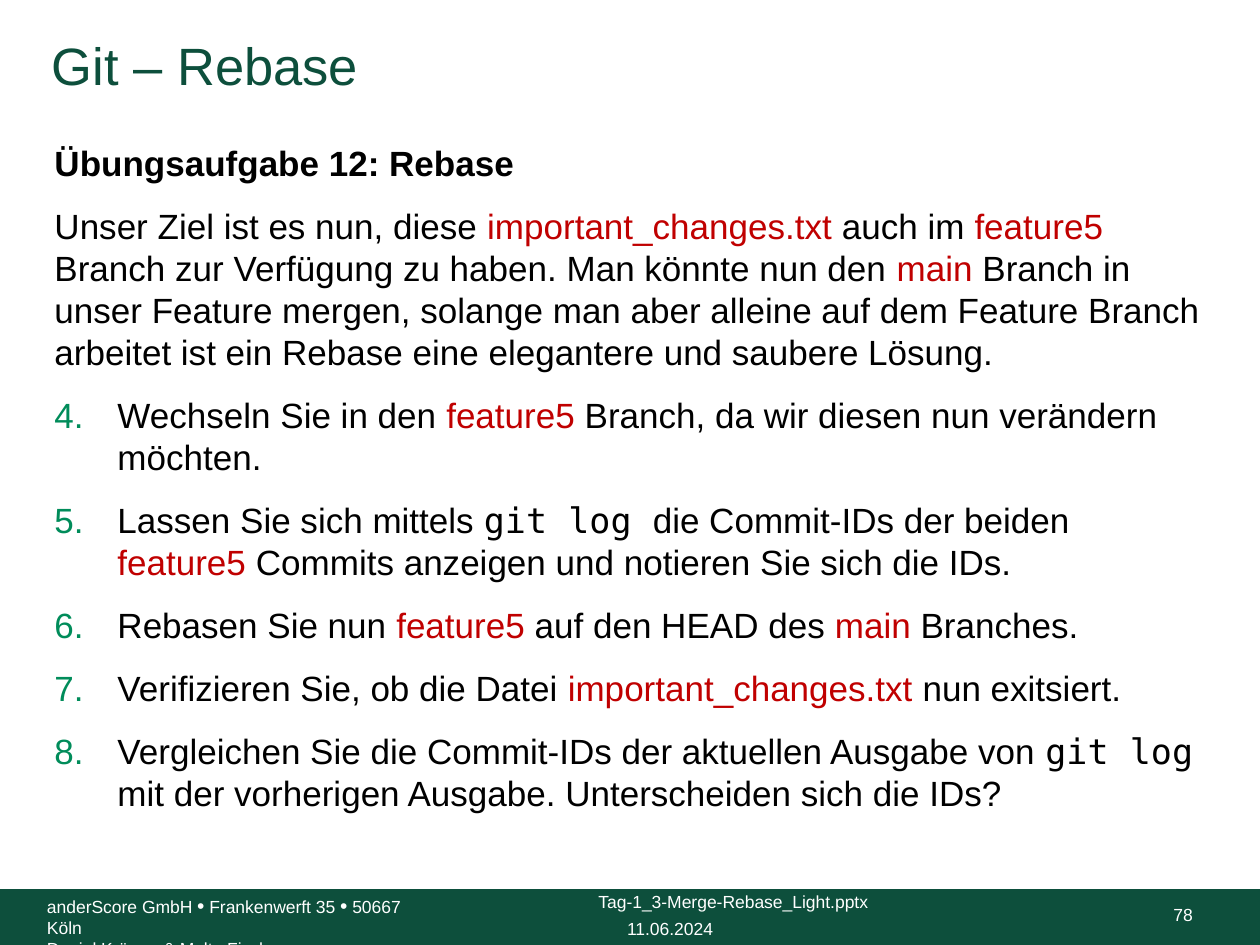
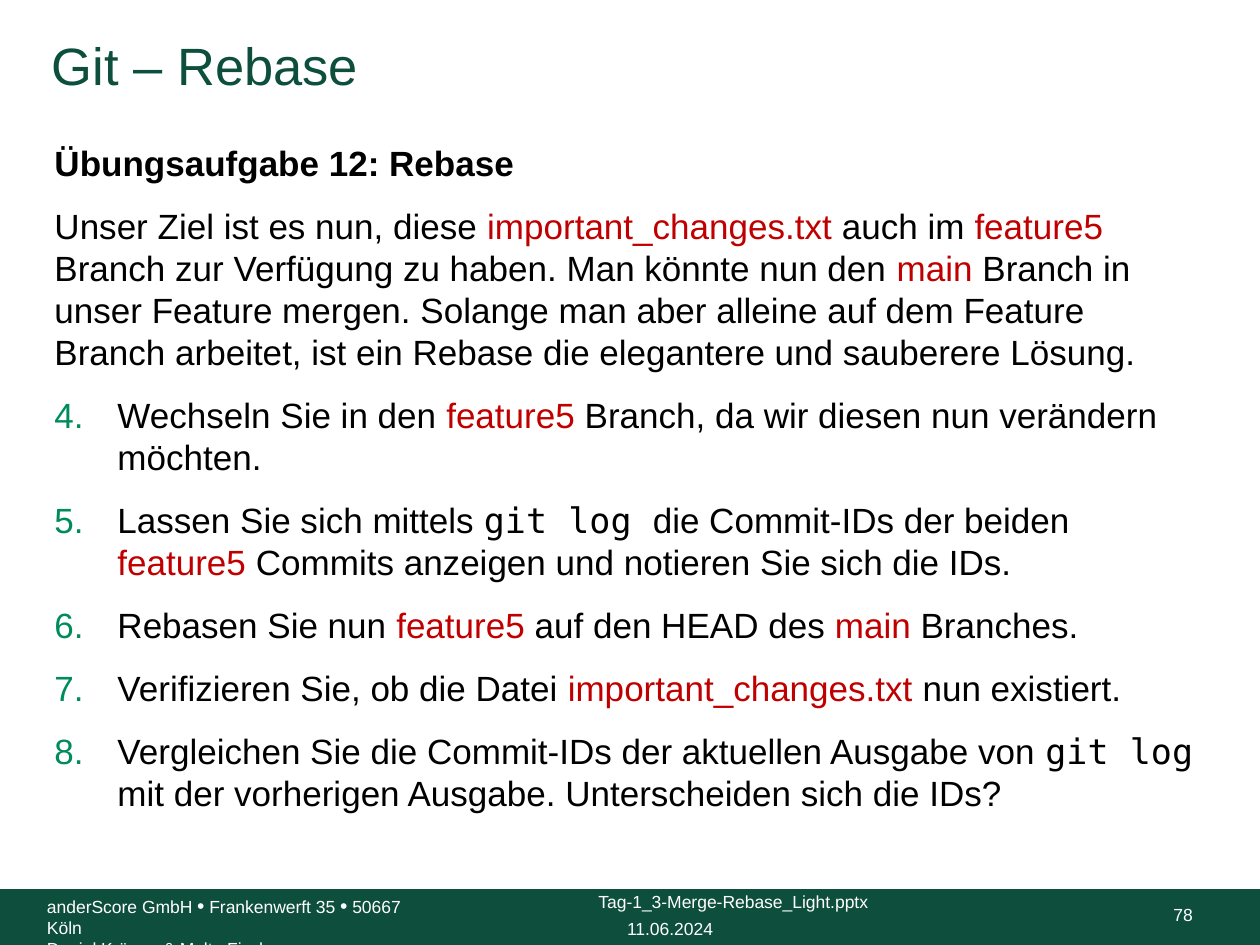
Before and after one commit to anderscore-gmbh/gitlab, a slide deck: slide 78 of slides/Tag-1_3-Merge-Rebase_Light.pptx. Drawn at 1260x945 pixels with LibreOffice and Linux fonts; fonts in the diff are those of the drawing; background and template pictures are left out. Boxes give left, top, right and bottom in pixels: in the first picture for what was removed or moved away, otherwise in the second. Text is boxed around its words. In the diff, an @@ line names an element or a change of style, - is before the commit and + after.

```diff
--- a/slides/Tag-1_3-Merge-Rebase_Light.pptx
+++ b/slides/Tag-1_3-Merge-Rebase_Light.pptx
@@ text at [54, 213, 1135, 372]: text changed @@
-Unser Ziel ist es nun, diese important_changes.txt auch im feature5 Branch zur Verfügung zu haben. Man könnte nun den main Branch in unser Feature mergen, solange man aber alleine auf dem Feature Branch arbeitet ist ein Rebase eine elegantere und saubere Lösung.
+Unser Ziel ist es nun, diese important_changes.txt auch im feature5 Branch zur Verfügung zu haben. Man könnte nun den main Branch in unser Feature mergen. Solange man aber alleine auf dem Feature Branch arbeitet, ist ein Rebase die elegantere und sauberere Lösung.
@@ text at [117, 675, 1121, 708]: text changed @@
-7. Verifizieren Sie, ob die Datei important_changes.txt nun exitsiert.
+7. Verifizieren Sie, ob die Datei important_changes.txt nun existiert.
```
Also in this commit, not shown: 52 other slides changed, 5 other files.
